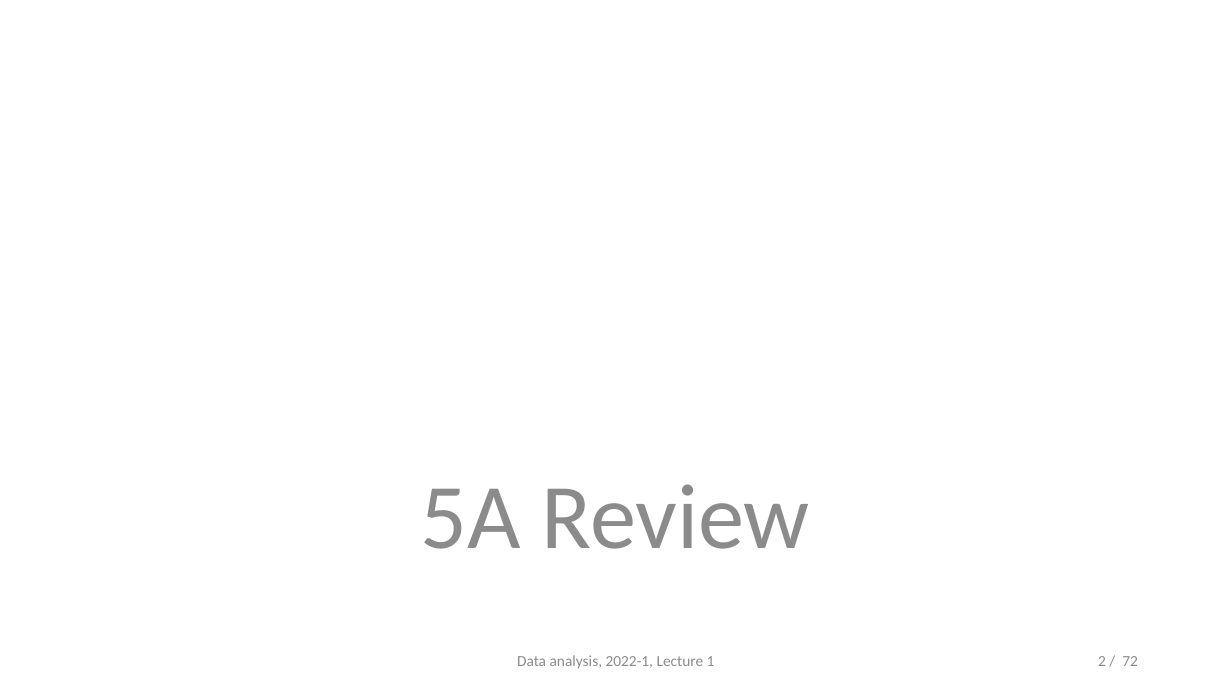
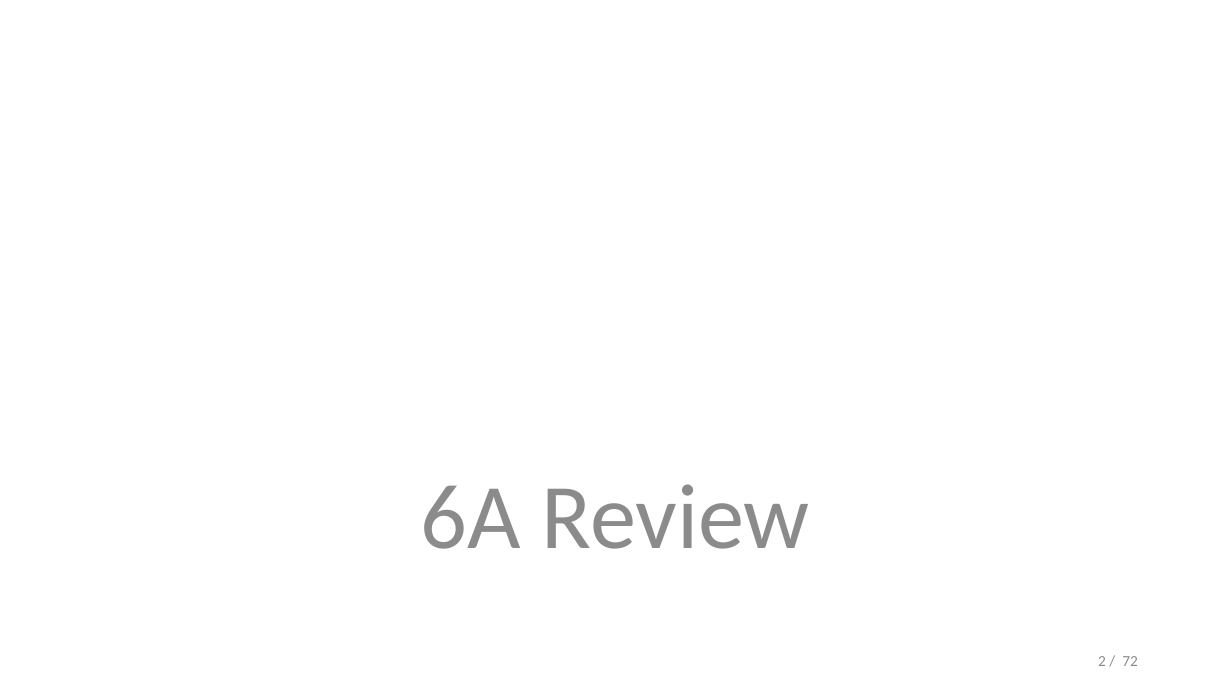
Before and after one commit to opherdonchin/StatisticalComputationAndAnalysis, a slide deck: slide 2 of Lectures/Lecture 6 Linear models [Autosaved].pptx. Drawn at 1232x693 pixels with LibreOffice and Linux fonts; fonts in the diff are those of the drawing. Boxes give left, top, right and bottom in pixels: in the first picture for what was removed or moved away, otherwise in the second. Text is boxed around its words. In the diff, an @@ line names an element or a change of style, - is before the commit and + after.

Commit message:
Lecture 6 done done done

```diff
--- a/Lectures/Lecture 6 Linear models [Autosaved].pptx
+++ b/Lectures/Lecture 6 Linear models [Autosaved].pptx
@@ text at [420, 484, 810, 549]: text changed @@
-5A Review
+6A Review
@@ text removed at [517, 655, 715, 669] @@
-Data analysis, 2022-1, Lecture 1
```
Also in this commit, not shown: 52 other slides changed, 6 slides added, 1 slide removed, 2 other files.
